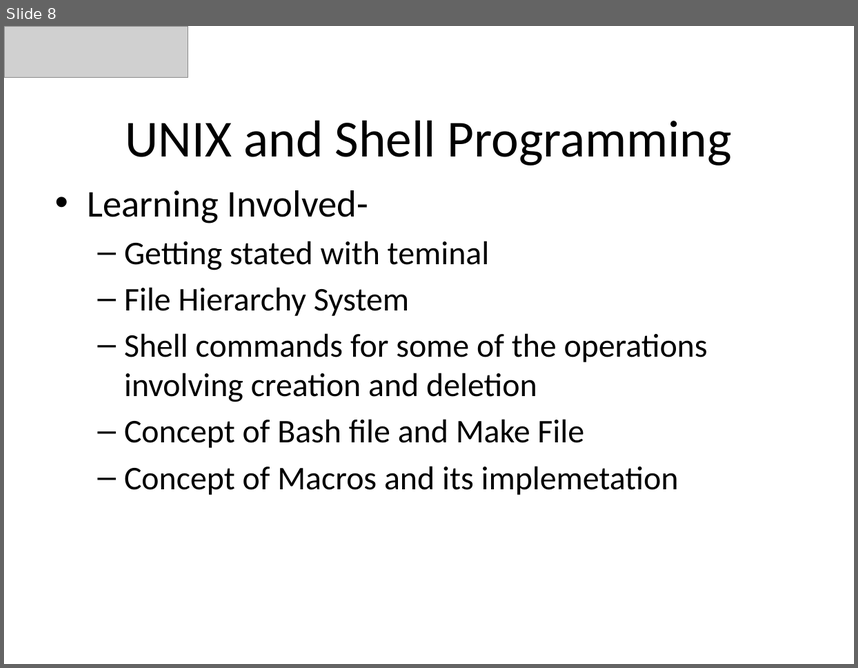
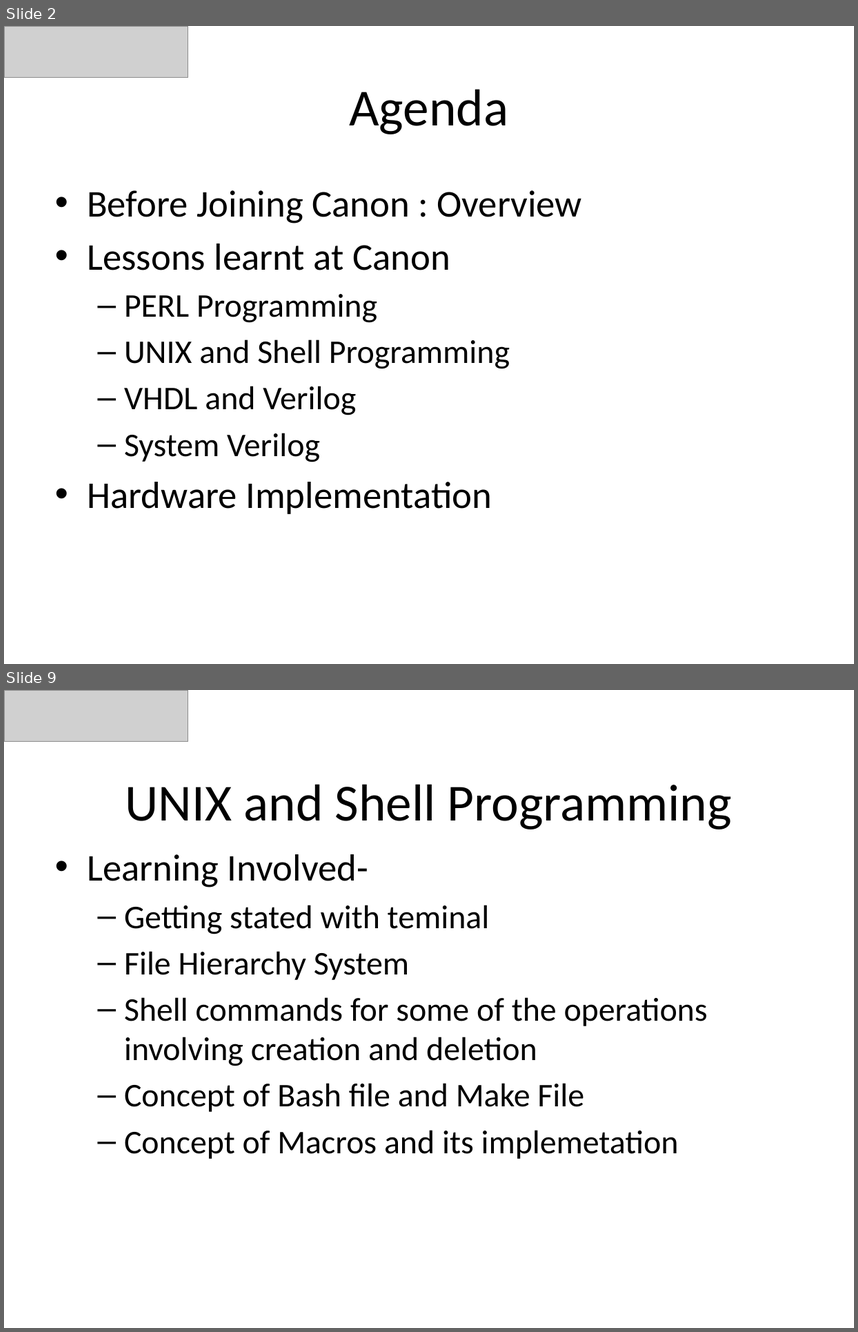
Before and after one commit to KishanVasu/Hello-world, a slide deck: SV [Autosaved].pptx. Shown one above the other, each under a label of ours: slide 8 before the commit, slides 2 and 9 after it; the slides between them are not shown. The pictures are 858x668 and 858x1332 pixels, drawn with LibreOffice and Linux fonts; fonts in the diff are those of the drawing; grey boxes stand for pictures. Boxes give left, top, right and bottom in pixels: in the first picture for what was removed or moved away, otherwise in the second. Text is boxed around its words. In the diff, an @@ line names an element or a change of style, - is before the commit and + after.

```diff
--- a/SV [Autosaved].pptx
+++ b/SV [Autosaved].pptx
@@ slide 2 added at (4,26,854,664), background #FFFFFF @@
@@ picture added at (4,26,188,78) @@
@@ title added at (349,89,508,134), 44 pt, text #000000 @@
+Agenda
@@ text added at (87,190,582,514), 32 pt, text #000000 @@
+• Before Joining Canon : Overview
+• Lessons learnt at Canon
+  – PERL Programming
+  – UNIX and Shell Programming
+  – VHDL and Verilog
+  – System Verilog
+• Hardware Implementation
@@ what was slide 8 is now slide 9 @@
```
Also in this commit, not shown: 19 slides changed, 9 other slides added, 1 slide removed.
